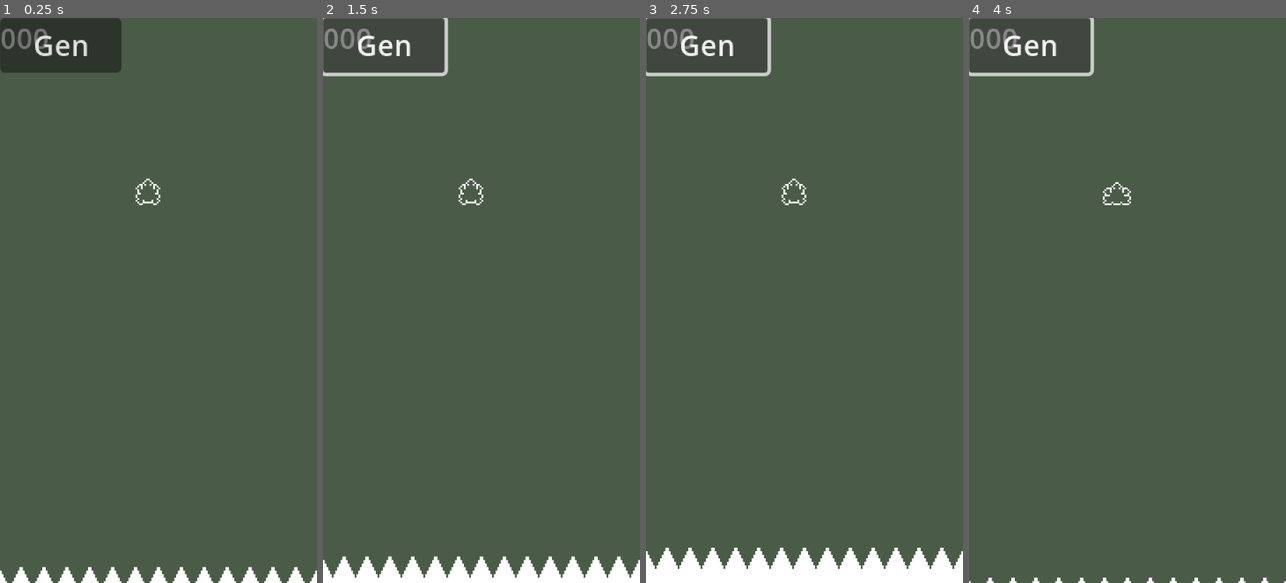
Above: before the commit, frames 1-4 (left to right).
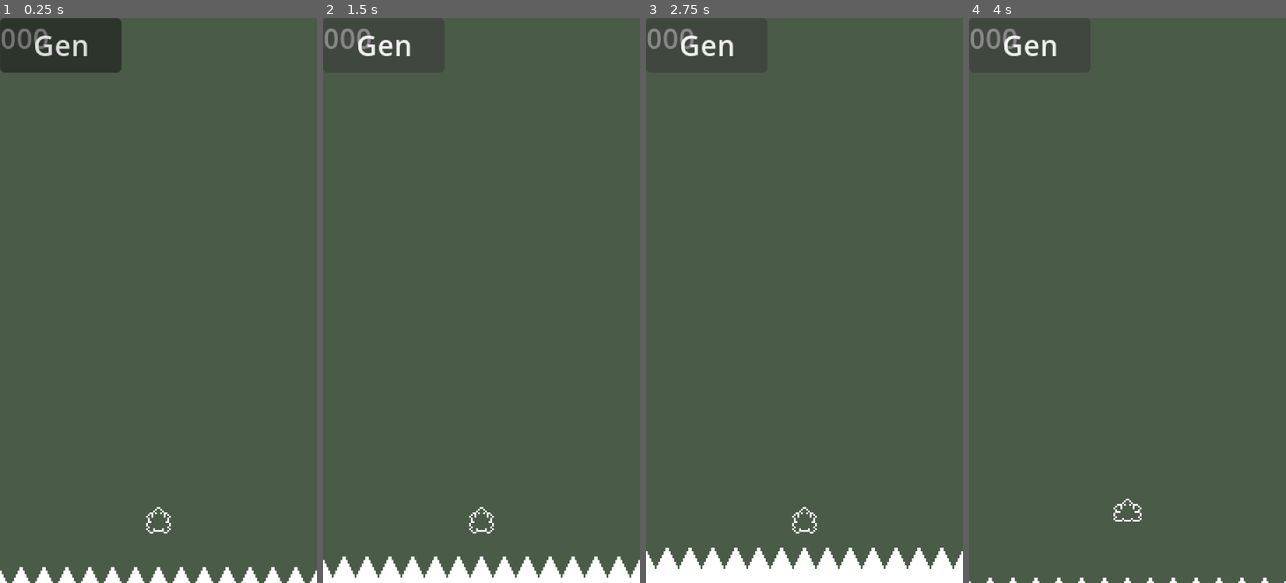
Above: after the commit, the same moments.

Repository: DGIST2023choidoyun/flogtus
Game: Godot game, scene res://Scenes/main.tscn
Same seed, same stepped clock (60 frames per second), same inputs: the game is played once before the commit and once after it.
Inputs:
- Up to frame 1 (0.25 s): no input
- Up to frame 2 (1.5 s): click "Gen" at 0.5 s; click "Gen" at 1.25 s
- Up to frame 3 (2.75 s): click "Gen" at 2 s
- Up to frame 4 (4 s): tap Space (Jump) at 2.85, 3.02, 3.32, 3.6, 3.77 s

The runs differ from the first frame. In frame 1, 0.2% of the frame differs, in the area x 42-54%, y 28-92%; in frame 2, 0.7%; in frame 3, 0.7%; in frame 4, 0.7%, in the area x 0-55%, y 0-90%.

Commit message:
0820 frog

Diff:
--- a/Objects/frog.tscn
+++ b/Objects/frog.tscn
@@ -1,38 +1,123 @@
-[gd_scene load_steps=11 format=3 uid="uid://j0ic2piyq7ay"]
-
-[ext_resource type="Script" uid="uid://b6v7bg41x50l0" path="res://Scripts/frog.gd" id="1_vwpa2"]
-[ext_resource type="Texture2D" uid="uid://bgpmja0k7ppiw" path="res://Textures/frog_jump.png" id="2_kuh1s"]
+[gd_scene load_steps=24 format=3 uid="uid://j0ic2piyq7ay"]
+
+[ext_resource type="Script" uid="uid://b6v7bg41x50l0" path="res://scripts/frog.gd" id="1_vwpa2"]
+[ext_resource type="Texture2D" uid="uid://bgpmja0k7ppiw" path="res://textures/frog_jump.png" id="2_kuh1s"]
+[ext_resource type="Script" uid="uid://76hwhulrx6rf" path="res://scripts/frog_animation.gd" id="3_506uw"]
+[ext_resource type="AudioStream" uid="uid://brsqh0g7pyh0d" path="res://sounds/jump.wav" id="3_ii6tf"]
+[ext_resource type="AudioStream" uid="uid://5c2a4sqg6a20" path="res://sounds/croak.wav" id="4_7uek1"]
+[ext_resource type="AudioStream" uid="uid://c4nydilulliik" path="res://sounds/splash.wav" id="5_fo7tm"]
+
+[sub_resource type="AtlasTexture" id="AtlasTexture_fny7c"]
+atlas = ExtResource("2_kuh1s")
+region = Rect2(126, 0, 18, 18)
+
+[sub_resource type="AtlasTexture" id="AtlasTexture_0nkt8"]
+atlas = ExtResource("2_kuh1s")
+region = Rect2(144, 0, 18, 18)
+
+[sub_resource type="AtlasTexture" id="AtlasTexture_xtxdh"]
+atlas = ExtResource("2_kuh1s")
+region = Rect2(162, 0, 18, 18)
+
+[sub_resource type="AtlasTexture" id="AtlasTexture_niil7"]
+atlas = ExtResource("2_kuh1s")
+region = Rect2(180, 0, 18, 18)
+
+[sub_resource type="AtlasTexture" id="AtlasTexture_w1j4w"]
+atlas = ExtResource("2_kuh1s")
+region = Rect2(198, 0, 18, 18)
 
 [sub_resource type="AtlasTexture" id="AtlasTexture_ii6tf"]
 atlas = ExtResource("2_kuh1s")
+region = Rect2(90, 0, 18, 18)
+
+[sub_resource type="AtlasTexture" id="AtlasTexture_jkl5b"]
+atlas = ExtResource("2_kuh1s")
+region = Rect2(108, 0, 18, 18)
+
+[sub_resource type="AtlasTexture" id="AtlasTexture_7uek1"]
+atlas = ExtResource("2_kuh1s")
+region = Rect2(18, 0, 18, 18)
+
+[sub_resource type="AtlasTexture" id="AtlasTexture_fo7tm"]
+atlas = ExtResource("2_kuh1s")
+region = Rect2(36, 0, 18, 18)
+
+[sub_resource type="AtlasTexture" id="AtlasTexture_506uw"]
+atlas = ExtResource("2_kuh1s")
+region = Rect2(54, 0, 18, 18)
+
+[sub_resource type="AtlasTexture" id="AtlasTexture_my3nw"]
+atlas = ExtResource("2_kuh1s")
+region = Rect2(72, 0, 18, 18)
+
+[sub_resource type="AtlasTexture" id="AtlasTexture_087c1"]
+atlas = ExtResource("2_kuh1s")
+region = Rect2(90, 0, 18, 18)
+
+[sub_resource type="AtlasTexture" id="AtlasTexture_kuh1s"]
+atlas = ExtResource("2_kuh1s")
 region = Rect2(0, 0, 18, 18)
 
-[sub_resource type="AtlasTexture" id="AtlasTexture_7uek1"]
+[sub_resource type="AtlasTexture" id="AtlasTexture_d8dcx"]
 atlas = ExtResource("2_kuh1s")
 region = Rect2(18, 0, 18, 18)
-
-[sub_resource type="AtlasTexture" id="AtlasTexture_fo7tm"]
-atlas = ExtResource("2_kuh1s")
-region = Rect2(36, 0, 18, 18)
-
-[sub_resource type="AtlasTexture" id="AtlasTexture_506uw"]
-atlas = ExtResource("2_kuh1s")
-region = Rect2(54, 0, 18, 18)
-
-[sub_resource type="AtlasTexture" id="AtlasTexture_jkl5b"]
-atlas = ExtResource("2_kuh1s")
-region = Rect2(72, 0, 18, 18)
-
-[sub_resource type="AtlasTexture" id="AtlasTexture_my3nw"]
-atlas = ExtResource("2_kuh1s")
-region = Rect2(90, 0, 18, 18)
 
 [sub_resource type="SpriteFrames" id="SpriteFrames_vwpa2"]
 animations = [{
 "frames": [{
 "duration": 1.0,
-"texture": SubResource("AtlasTexture_ii6tf")
-}, {
+"texture": SubResource("AtlasTexture_fny7c")
+}, {
+"duration": 1.0,
+"texture": SubResource("AtlasTexture_0nkt8")
+}, {
+"duration": 1.0,
+"texture": SubResource("AtlasTexture_xtxdh")
+}, {
+"duration": 1.0,
+"texture": SubResource("AtlasTexture_niil7")
+}, {
+"duration": 1.0,
+"texture": SubResource("AtlasTexture_w1j4w")
+}, {
+"duration": 1.0,
+"texture": null
+}],
+"loop": false,
+"name": &"drown",
+"speed": 8.0
+}, {
+"frames": [{
+"duration": 1.0,
+"texture": SubResource("AtlasTexture_ii6tf")
+}, {
+"duration": 1.0,
+"texture": SubResource("AtlasTexture_jkl5b")
+}, {
+"duration": 1.0,
+"texture": SubResource("AtlasTexture_ii6tf")
+}, {
+"duration": 1.0,
+"texture": SubResource("AtlasTexture_ii6tf")
+}, {
+"duration": 1.0,
+"texture": SubResource("AtlasTexture_ii6tf")
+}, {
+"duration": 1.0,
+"texture": SubResource("AtlasTexture_ii6tf")
+}, {
+"duration": 1.0,
+"texture": SubResource("AtlasTexture_ii6tf")
+}, {
+"duration": 1.0,
+"texture": SubResource("AtlasTexture_ii6tf")
+}],
+"loop": true,
+"name": &"idle",
+"speed": 3.0
+}, {
+"frames": [{
 "duration": 1.0,
 "texture": SubResource("AtlasTexture_7uek1")
 }, {
@@ -43,31 +128,49 @@
 "texture": SubResource("AtlasTexture_506uw")
 }, {
 "duration": 1.0,
-"texture": SubResource("AtlasTexture_jkl5b")
-}, {
-"duration": 1.0,
 "texture": SubResource("AtlasTexture_my3nw")
+}, {
+"duration": 1.0,
+"texture": SubResource("AtlasTexture_087c1")
 }],
 "loop": false,
 "name": &"jump",
-"speed": 10.0
+"speed": 5.0
+}, {
+"frames": [{
+"duration": 1.0,
+"texture": SubResource("AtlasTexture_kuh1s")
+}, {
+"duration": 1.0,
+"texture": SubResource("AtlasTexture_d8dcx")
+}],
+"loop": false,
+"name": &"ready",
+"speed": 5.0
 }]
 
 [sub_resource type="CircleShape2D" id="CircleShape2D_iu3x8"]
-radius = 4.0
+radius = 1.0
+
+[sub_resource type="RectangleShape2D" id="RectangleShape2D_kuh1s"]
+size = Vector2(120, 200)
 
 [node name="Frog" type="Area2D"]
+z_index = 10
+collision_layer = 2
+monitorable = false
 script = ExtResource("1_vwpa2")
 
 [node name="Sprite" type="AnimatedSprite2D" parent="."]
-z_index = 10
 sprite_frames = SubResource("SpriteFrames_vwpa2")
-animation = &"jump"
-frame = 3
-frame_progress = 0.812968
+animation = &"drown"
+autoplay = "idle"
+frame = 5
+frame_progress = 1.0
+script = ExtResource("3_506uw")
 
 [node name="Shape" type="CollisionShape2D" parent="."]
-position = Vector2(0, 3)
+position = Vector2(0, 5)
 shape = SubResource("CircleShape2D_iu3x8")
 
 [node name="VisibleOnScreenNotifier2D" type="VisibleOnScreenNotifier2D" parent="."]
@@ -76,16 +179,34 @@
 
 [node name="CanvasLayer" type="CanvasLayer" parent="."]
 
-[node name="Control" type="Control" parent="CanvasLayer"]
-layout_mode = 3
-anchors_preset = 15
-anchor_right = 1.0
-anchor_bottom = 1.0
-grow_horizontal = 2
-grow_vertical = 2
-mouse_filter = 1
+[node name="TouchScreenButton" type="TouchScreenButton" parent="CanvasLayer"]
+position = Vector2(90, 220)
+shape = SubResource("RectangleShape2D_kuh1s")
+action = "Jump"
+visibility_mode = 1
 
 [node name="Timer" type="Timer" parent="."]
 one_shot = true
 
+[node name="JumpSound" type="AudioStreamPlayer2D" parent="."]
+unique_name_in_owner = true
+stream = ExtResource("3_ii6tf")
+volume_db = 1.0
+bus = &"Effect"
+
+[node name="CroakSound" type="AudioStreamPlayer2D" parent="."]
+unique_name_in_owner = true
+stream = ExtResource("4_7uek1")
+volume_db = -3.0
+bus = &"Effect"
+
+[node name="SplashSound" type="AudioStreamPlayer2D" parent="."]
+unique_name_in_owner = true
+stream = ExtResource("5_fo7tm")
+volume_db = 1.0
+bus = &"Effect"
+
+[connection signal="animation_finished" from="Sprite" to="." method="_on_sprite_animation_finished"]
+[connection signal="animation_finished" from="Sprite" to="Sprite" method="_on_animation_finished"]
+[connection signal="frame_changed" from="Sprite" to="Sprite" method="_on_frame_changed"]
 [connection signal="screen_exited" from="VisibleOnScreenNotifier2D" to="." method="_on_visible_on_screen_notifier_2d_screen_exited"]
--- /dev/null
+++ b/Objects/frog_head.tscn
@@ -0,0 +1,10 @@
+[gd_scene load_steps=2 format=3 uid="uid://d3ost7kvay4cy"]
+
+[sub_resource type="SpriteFrames" id="SpriteFrames_8klth"]
+
+[node name="FrogHead" type="RigidBody2D"]
+gravity_scale = 0.03
+
+[node name="Sprite" type="AnimatedSprite2D" parent="."]
+sprite_frames = SubResource("SpriteFrames_8klth")
+autoplay = "default"
--- a/Objects/generator.tscn
+++ b/Objects/generator.tscn
@@ -1,6 +1,6 @@
 [gd_scene load_steps=3 format=3 uid="uid://yrio51fdgr41"]
 
-[ext_resource type="Script" uid="uid://c0pdjpp7bsl4c" path="res://Scripts/generator.gd" id="1_uuc11"]
+[ext_resource type="Script" uid="uid://c0pdjpp7bsl4c" path="res://scripts/generator.gd" id="1_uuc11"]
 
 [sub_resource type="Curve2D" id="Curve2D_uuc11"]
 _data = {
--- a/Objects/lotus_flower.tscn
+++ b/Objects/lotus_flower.tscn
@@ -1,12 +1,12 @@
 [gd_scene load_steps=3 format=3 uid="uid://dr7vb264jubp3"]
 
-[ext_resource type="Script" uid="uid://d265xc0iw2gb4" path="res://Scripts/lotus_flower.gd" id="1_pm48s"]
+[ext_resource type="Script" uid="uid://d265xc0iw2gb4" path="res://scripts/lotus_flower.gd" id="1_4in8w"]
 
 [sub_resource type="CircleShape2D" id="CircleShape2D_0svlr"]
 radius = 60.0
 
 [node name="LotusFlower" type="RigidBody2D"]
-script = ExtResource("1_pm48s")
+script = ExtResource("1_4in8w")
 
 [node name="Sprite" type="Sprite2D" parent="."]
 
--- a/Objects/lotus_leaf.tscn
+++ b/Objects/lotus_leaf.tscn
@@ -1,6 +1,6 @@
 [gd_scene load_steps=4 format=3 uid="uid://c2mqorvqb2hpl"]
 
-[ext_resource type="Script" uid="uid://b35sq3ul3j1n5" path="res://Scripts/lotus_leaf.gd" id="1_ftiaj"]
+[ext_resource type="Script" uid="uid://b35sq3ul3j1n5" path="res://scripts/lotus_leaf.gd" id="1_1e4ig"]
 
 [sub_resource type="PhysicsMaterial" id="PhysicsMaterial_ftiaj"]
 friction = 0.0
@@ -8,7 +8,7 @@
 [sub_resource type="CircleShape2D" id="CircleShape2D_ftiaj"]
 radius = 0.01
 
-[node name="LotusLeaf" type="RigidBody2D"]
+[node name="LotusLeaf" type="RigidBody2D" groups=["Lotus"]]
 physics_material_override = SubResource("PhysicsMaterial_ftiaj")
 gravity_scale = 0.01
 can_sleep = false
@@ -16,7 +16,7 @@
 contact_monitor = true
 max_contacts_reported = 5
 linear_damp = 0.1
-script = ExtResource("1_ftiaj")
+script = ExtResource("1_1e4ig")
 
 [node name="Sprite" type="Sprite2D" parent="."]
 
--- a/Scenes/main.tscn
+++ b/Scenes/main.tscn
@@ -1,11 +1,13 @@
-[gd_scene load_steps=9 format=3 uid="uid://bn1m4wpx3mgob"]
+[gd_scene load_steps=11 format=3 uid="uid://bn1m4wpx3mgob"]
 
-[ext_resource type="PackedScene" uid="uid://yrio51fdgr41" path="res://Objects/generator.tscn" id="1_jjgbg"]
-[ext_resource type="Texture2D" uid="uid://dswphblkaqbgs" path="res://Textures/waterfall_0.png" id="2_8gbba"]
-[ext_resource type="PackedScene" uid="uid://j0ic2piyq7ay" path="res://Objects/frog.tscn" id="2_21xkr"]
-[ext_resource type="Texture2D" uid="uid://crag1mdw4j5uw" path="res://Textures/waterfall_1.png" id="3_jjvhh"]
-[ext_resource type="Texture2D" uid="uid://bg61d303m86yj" path="res://Textures/waterfall_2.png" id="4_kry3j"]
-[ext_resource type="Texture2D" uid="uid://c0i2rmvjptu8l" path="res://Textures/waterfall_3.png" id="5_21xkr"]
+[ext_resource type="PackedScene" uid="uid://yrio51fdgr41" path="res://objects/generator.tscn" id="1_tipki"]
+[ext_resource type="Texture2D" uid="uid://dswphblkaqbgs" path="res://textures/waterfall_0.png" id="2_85g3d"]
+[ext_resource type="Texture2D" uid="uid://crag1mdw4j5uw" path="res://textures/waterfall_1.png" id="3_choun"]
+[ext_resource type="Texture2D" uid="uid://bg61d303m86yj" path="res://textures/waterfall_2.png" id="4_ya4ey"]
+[ext_resource type="Texture2D" uid="uid://c0i2rmvjptu8l" path="res://textures/waterfall_3.png" id="5_eb6dy"]
+[ext_resource type="PackedScene" uid="uid://j0ic2piyq7ay" path="res://objects/frog.tscn" id="6_trceg"]
+[ext_resource type="Script" uid="uid://d2a82e5pgeiaj" path="res://scripts/loop_sound.gd" id="7_a8y0u"]
+[ext_resource type="AudioStream" uid="uid://xu02mja4elkg" path="res://sounds/waterfall.wav" id="8_jkv2x"]
 
 [sub_resource type="WorldBoundaryShape2D" id="WorldBoundaryShape2D_8gbba"]
 
@@ -13,19 +15,19 @@
 animations = [{
 "frames": [{
 "duration": 1.0,
-"texture": ExtResource("2_8gbba")
+"texture": ExtResource("2_85g3d")
 }, {
 "duration": 1.0,
-"texture": ExtResource("3_jjvhh")
+"texture": ExtResource("3_choun")
 }, {
 "duration": 1.0,
-"texture": ExtResource("4_kry3j")
+"texture": ExtResource("4_ya4ey")
 }, {
 "duration": 1.0,
-"texture": ExtResource("5_21xkr")
+"texture": ExtResource("5_eb6dy")
 }, {
 "duration": 1.0,
-"texture": ExtResource("4_kry3j")
+"texture": ExtResource("4_ya4ey")
 }],
 "loop": true,
 "name": &"default",
@@ -45,9 +47,10 @@
 [node name="Button" type="Button" parent="UI"]
 offset_right = 69.0
 offset_bottom = 19.0
+focus_mode = 0
 text = "Gen"
 
-[node name="Generator" parent="." instance=ExtResource("1_jjgbg")]
+[node name="Generator" parent="." instance=ExtResource("1_tipki")]
 
 [node name="CollapseWall" type="RigidBody2D" parent="." groups=["WaterFall"]]
 position = Vector2(0, 440)
@@ -66,7 +69,28 @@
 autoplay = "default"
 frame_progress = 0.781981
 
-[node name="Frog" parent="." instance=ExtResource("2_21xkr")]
-position = Vector2(84, 97)
+[node name="Frog" parent="." instance=ExtResource("6_trceg")]
+position = Vector2(90, 283)
+
+[node name="WaterfallSound" type="Node2D" parent="."]
+script = ExtResource("7_a8y0u")
+
+[node name="Player1" type="AudioStreamPlayer2D" parent="WaterfallSound"]
+stream = ExtResource("8_jkv2x")
+volume_db = -11.0
+pitch_scale = 0.5
+autoplay = true
+bus = &"BGM"
+
+[node name="Player2" type="AudioStreamPlayer2D" parent="WaterfallSound"]
+stream = ExtResource("8_jkv2x")
+volume_db = -8.0
+pitch_scale = 0.5
+bus = &"BGM"
+
+[node name="Timer" type="Timer" parent="WaterfallSound"]
+wait_time = 0.3
+autostart = true
 
 [connection signal="button_down" from="UI/Button" to="Generator" method="start_generation"]
+[connection signal="timeout" from="WaterfallSound/Timer" to="WaterfallSound" method="_on_timer_timeout"]
--- a/Scripts/floating.gd
+++ b/Scripts/floating.gd
@@ -1,7 +1,8 @@
 class_name Floating extends RigidBody2D
 
 func float_along_fall() -> void:
+	var rand_vel: int = randi() % 8 + 7
 	if self.position.x < Utility.world_x * 0.5:
-		self.linear_velocity.x = randi() % 10 + 5
+		self.linear_velocity.x = rand_vel
 	elif self.position.x > Utility.world_x * 0.5:
-		self.linear_velocity.x = -1 * (randi() % 10) - 5
+		self.linear_velocity.x = -rand_vel
--- a/Scripts/frog.gd
+++ b/Scripts/frog.gd
@@ -1,20 +1,61 @@
 extends Area2D
 
-const dist: float = 100.0
+const max_dist: float = 100.0
 const charge_full: float = 1.0
+
+var on_floor: bool = true
+var charging: bool = false
 
 func _ready() -> void:
 	$Timer.wait_time = charge_full
 
 func _input(_event: InputEvent) -> void:
-	if Input.is_action_just_pressed("Jump"):
-		$Sprite.frame = 1
+	if not on_floor:
+		return
+	elif Input.is_action_just_pressed(&"Jump"):
+		charging = true
 		$Timer.start()
-	elif Input.is_action_just_released("Jump"):
+
+		$Sprite.ready_animate()
+	elif Input.is_action_just_released(&"Jump"):
 		var charged: float = charge_full - $Timer.time_left
+		var dest: Vector2 = Vector2.UP.rotated(deg_to_rad(self.rotation)) * charged / charge_full * max_dist
+		var pos_tween: Tween = create_tween()
+		var tween_time: float = charged * 0.4
+
+		# 이동
+		self.reparent(get_tree().root) # 점프 도중에는 자유로움
+		pos_tween.tween_property(self, "position", self.position + dest, tween_time).set_trans(Tween.TRANS_SINE).set_ease(Tween.EASE_IN_OUT)
+
+		# 타이머 초기화
 		$Timer.wait_time = charge_full
 
+		# 애니메이션 설정
+		$Sprite.jump_animate(1.0 / tween_time)
+
+		#플래그 설정
+		on_floor = false
+		charging = false
 
 func _on_visible_on_screen_notifier_2d_screen_exited() -> void:
-	queue_free()
-	# game over
+	game_over()
+
+func _on_sprite_animation_finished() -> void:
+	if $Sprite.animation == &"jump":
+		var floating: Node2D = self.get_overlapping_bodies().pop_back()
+
+		if floating == null:
+			game_over()
+
+			$Sprite.drown_animate()
+			return
+
+		var local_pos: Vector2 = floating.to_local(self.global_position)
+
+		self.reparent(floating, false)
+		await get_tree().physics_frame
+		self.position = local_pos
+		on_floor = true
+
+func game_over() -> void:
+	print("game over")
--- /dev/null
+++ b/Scripts/frog_animation.gd
@@ -0,0 +1,33 @@
+extends AnimatedSprite2D
+
+func _on_frame_changed() -> void:
+	if self.animation == &"idle" and self.frame == 0:
+		%CroakSound.play()
+
+func _on_animation_finished() -> void:
+	if self.animation == &"jump":
+		# 애니메이션 트리 하드코딩
+		self.play(&"idle")
+		self.speed_scale = 1.0
+
+func jump_animate(speed: float) -> void:
+	self.play(&"jump")
+	self.speed_scale = speed
+
+	%JumpSound.play()
+
+func drown_animate() -> void:
+	self.speed_scale = 1.0
+
+	get_parent().rotation = 0
+	get_parent().z_index = -1
+	self.play(&"drown")
+
+	%SplashSound.play()
+
+func ready_animate() -> void:
+	if self.animation == &"idle":
+		while self.frame <= 2:
+			await self.frame_changed
+
+		self.play(&"ready")
--- /dev/null
+++ b/Scripts/loop_sound.gd
@@ -0,0 +1,7 @@
+extends Node2D
+
+var player_idx = 0
+
+func _on_timer_timeout() -> void:
+	get_child(player_idx % 2).play()
+	player_idx += 1
--- a/Scripts/lotus_leaf.gd
+++ b/Scripts/lotus_leaf.gd
@@ -16,15 +16,15 @@
 
 	match size:
 		SIZE.TINI:
-			$Sprite.texture = load("res://Textures/lotus_leaf_tini.png")
+			$Sprite.texture = load("res://textures/lotus_leaf_tini.png")
 		SIZE.SMALL:
-			$Sprite.texture = load("res://Textures/lotus_leaf_small.png")
+			$Sprite.texture = load("res://textures/lotus_leaf_small.png")
 		SIZE.MEDIUM:
-			$Sprite.texture = load("res://Textures/lotus_leaf_medium.png")
+			$Sprite.texture = load("res://textures/lotus_leaf_medium.png")
 		SIZE.BIG:
-			$Sprite.texture = load("res://Textures/lotus_leaf_big.png")
+			$Sprite.texture = load("res://textures/lotus_leaf_big.png")
 		SIZE.LARGE:
-			$Sprite.texture = load("res://Textures/lotus_leaf_large.png")
+			$Sprite.texture = load("res://textures/lotus_leaf_large.png")
 
 func _rand_size() -> SIZE:
 	randomize()
@@ -43,7 +43,7 @@
 
 
 func _on_body_entered(body: Node) -> void:
-	if body.is_in_group("WaterFall"):
+	if body.is_in_group(&"WaterFall"):
 		queue_free()
 	else:
 		self.angular_velocity = avel
--- /dev/null
+++ b/default_bus_layout.tres
@@ -0,0 +1,15 @@
+[gd_resource type="AudioBusLayout" format=3 uid="uid://d2mf3bmakjugs"]
+
+[resource]
+bus/1/name = &"Effect"
+bus/1/solo = false
+bus/1/mute = false
+bus/1/bypass_fx = false
+bus/1/volume_db = 0.0
+bus/1/send = &"Master"
+bus/2/name = &"BGM"
+bus/2/solo = false
+bus/2/mute = false
+bus/2/bypass_fx = false
+bus/2/volume_db = 0.0
+bus/2/send = &"Master"
--- a/project.godot
+++ b/project.godot
@@ -19,7 +19,7 @@
 
 [autoload]
 
-Utility="*res://Scripts/util.gd"
+Utility="*res://scripts/util.gd"
 
 [debug]
 
@@ -47,6 +47,7 @@
 [global_group]
 
 WaterFall=""
+Lotus=""
 
 [input]
 
@@ -67,6 +68,7 @@
 [layer_names]
 
 2d_physics/layer_1="Lotus"
+2d_physics/layer_2="Frog"
 
 [physics]
 
Not shown, added: Scripts/frog_animation.gd.uid
Not shown, added: Scripts/loop_sound.gd.uid
Binary file changed: Textures/frog_jump.png
Not shown, changed: Textures/frog_jump.png.import
Not shown, changed: Textures/lotus_leaf_big.png.import
Not shown, changed: Textures/lotus_leaf_large.png.import
Not shown, changed: Textures/lotus_leaf_medium.png.import
Not shown, changed: Textures/lotus_leaf_small.png.import
Not shown, changed: Textures/lotus_leaf_tini.png.import
Not shown, changed: Textures/waterfall_0.png.import
Not shown, changed: Textures/waterfall_1.png.import
Not shown, changed: Textures/waterfall_2.png.import
(and 11 more such lines)
